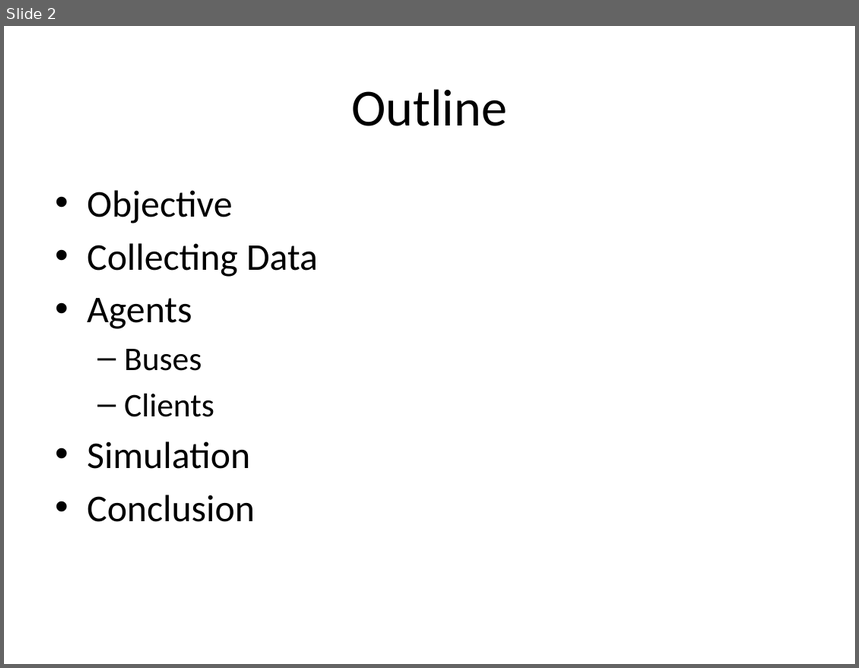
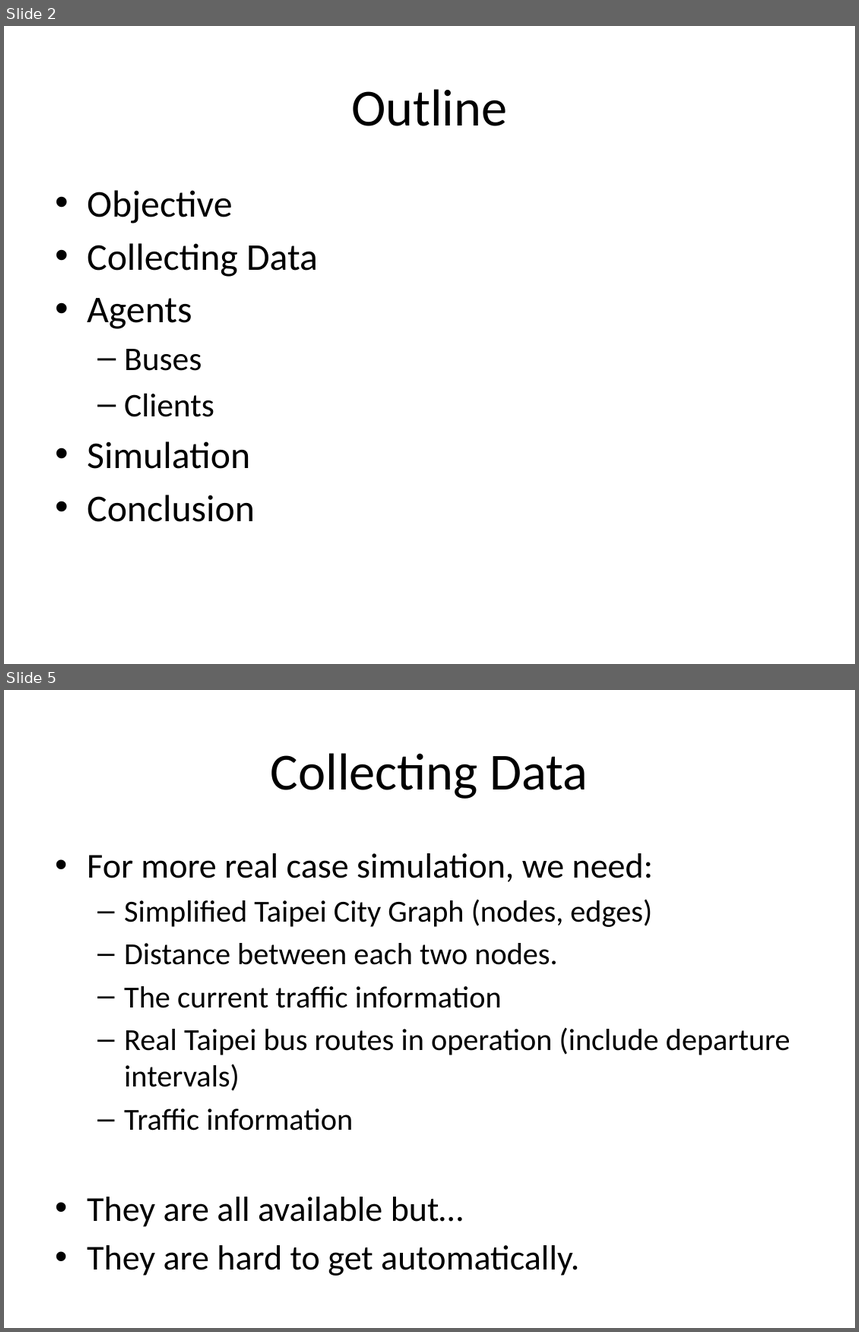
Before and after one commit to shawnwun/TPEBus_Simulation, a slide deck: ppt/multiagent_final.pptx. Shown one above the other, each under a label of ours: slide 2 before the commit, slides 2 and 5 after it; the slides between them are not shown. The pictures are 859x668 and 859x1332 pixels, drawn with LibreOffice and Linux fonts; fonts in the diff are those of the drawing. Boxes give left, top, right and bottom in pixels: in the first picture for what was removed or moved away, otherwise in the second. Text is boxed around its words. In the diff, an @@ line names an element or a change of style, - is before the commit and + after.

Commit message:
ppt update

```diff
--- a/ppt/multiagent_final.pptx
+++ b/ppt/multiagent_final.pptx
@@ slide 5 added at (4, 690, 855, 1328), background #FFFFFF @@
@@ title added at (271, 753, 588, 799), 44 pt, text #000000 @@
+Collecting Data
@@ text added at (87, 853, 791, 1276), 25.9 pt, text #000000 @@
+• For more real case simulation, we need:
+  – Simplified Taipei City Graph (nodes, edges)
+  – Distance between each two nodes.
+  – The current traffic information
+  – Real Taipei bus routes in operation (include departure intervals)
+  – Traffic information
+• They are all available but…
+• They are hard to get automatically.
```
Also in this commit, not shown: 14 other slides added, 1 slide removed, 5 other files.
